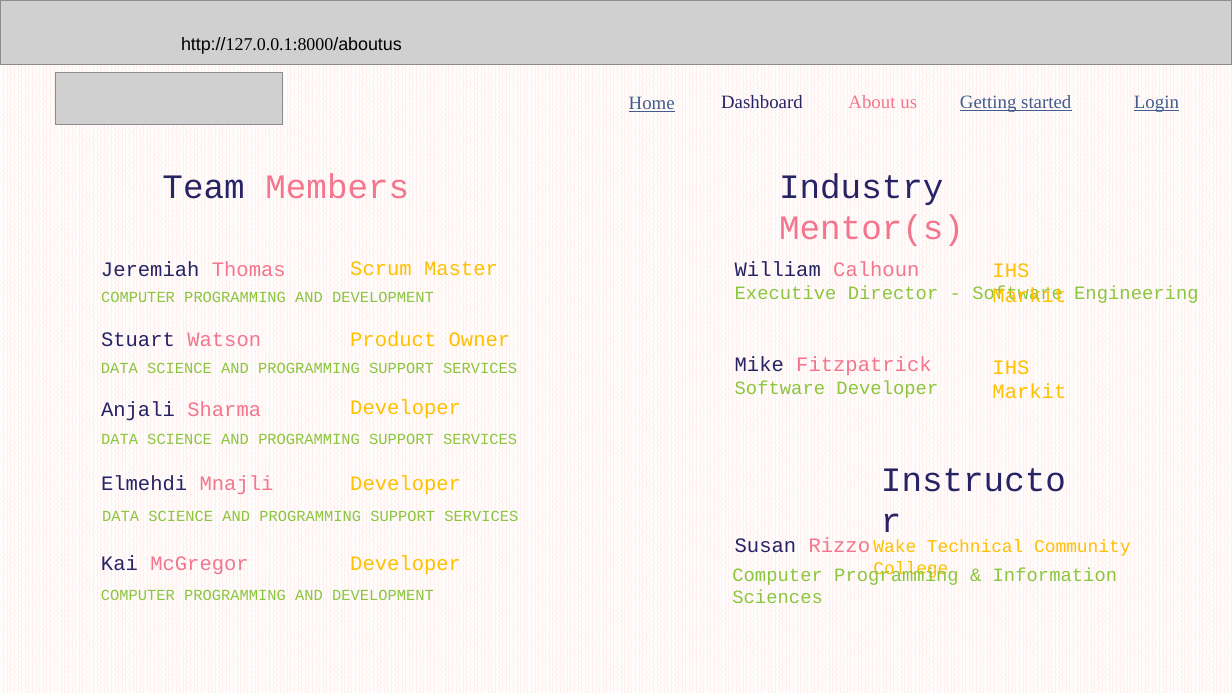
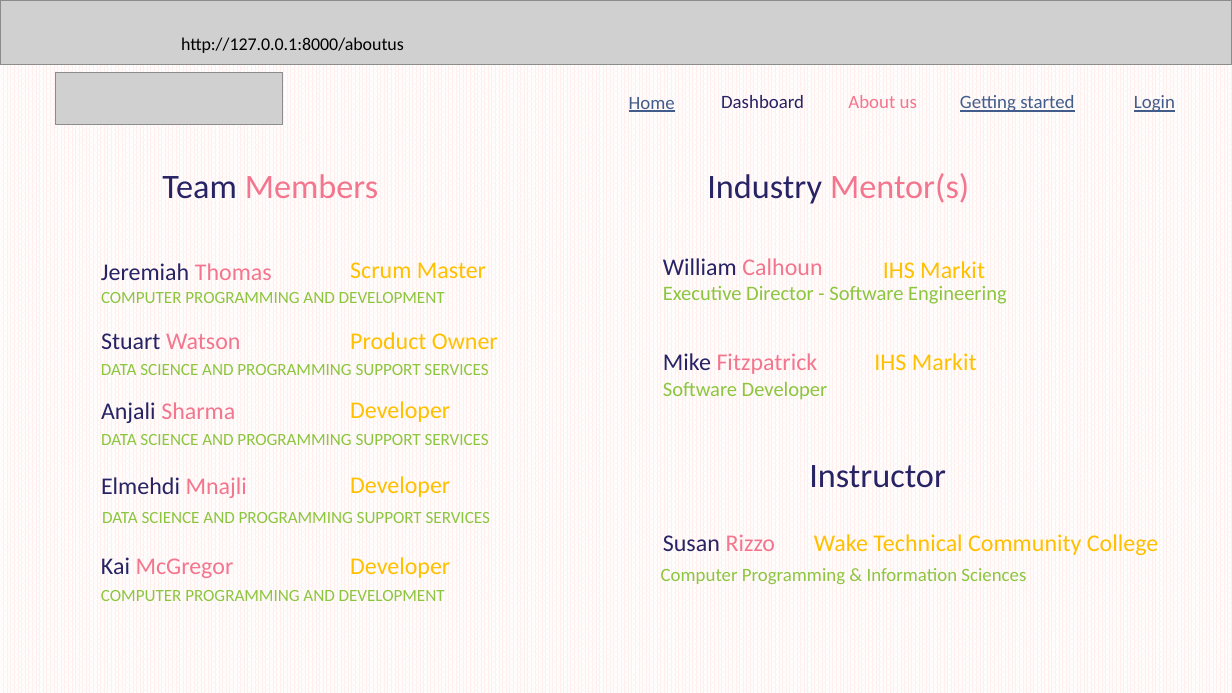
Before and after one commit to AnjaliSharma2023/Web-Application, a slide deck: slide 2 of resources/glucocheck-Demo2.pptx. Drawn at 1232x693 pixels with LibreOffice and Linux fonts; fonts in the diff are those of the drawing; grey boxes stand for pictures. Boxes give left, top, right and bottom in pixels: in the first picture for what was removed or moved away, otherwise in the second. Text is boxed around its words. In the diff, an @@ line names an element or a change of style, - is before the commit and + after.

```diff
--- a/resources/glucocheck-Demo2.pptx
+++ b/resources/glucocheck-Demo2.pptx
@@ text "http://127.0.0.1:8000/aboutus" at [181,37,404,53]: font Arial to Calibri, font Times New Roman to Calibri in "http://127.0.0.1:8000/aboutus" @@
@@ font Times New Roman to Calibri in 5 elements at [629,97,675,112], [721,95,804,108], [848,95,917,108], [1134,95,1175,112], [960,95,1074,112] @@
@@ text "Industry Mentor(s)": place and size @@
-text "Industry Mentor(s)" at [779,173,964,246]
+text "Industry Mentor(s)" at [707,173,969,204]
@@ text "William Calhoun": place and size @@
-text "William Calhoun" at [735,261,1198,303]
+text "William Calhoun" at [663,258,1007,304]
@@ text "William Calhoun" at [663,258,1007,304]: size 12 to 14 pt in "William Calhoun"; font Courier New to Calibri; size 11 to 12 pt in "Executive Director - Software Engineering" @@
@@ text "IHS Markit": place and size @@
-text "IHS Markit" at [992,360,1066,398]
+text "IHS Markit" at [883,261,985,278]
@@ text "Mike Fitzpatrick": place and size @@
-text "Mike Fitzpatrick" at [735,357,938,398]
+text "Mike Fitzpatrick" at [663,353,828,400]
@@ text "Mike Fitzpatrick" at [663,353,828,400]: size 12 to 14 pt in "Mike Fitzpatrick"; font Courier New to Calibri; size 11 to 12 pt in "Software Developer" @@
@@ size 12 to 14 pt, font Courier New to Calibri in 13 elements at [101,263,272,280], [101,477,247,498], [350,332,498,350], [101,333,240,349], [101,402,235,423], [350,262,486,279], [101,557,234,578], [350,557,450,578], [350,401,450,422], [350,476,450,497], [663,534,776,551], [883,261,985,278], [874,353,977,370] @@
@@ text "IHS Markit": place and size @@
-text "IHS Markit" at [992,263,1066,302]
+text "IHS Markit" at [874,353,977,370]
@@ font Courier New to Calibri in 4 elements at [162,174,378,199], [707,173,969,204], [661,568,1026,585], [809,465,946,488] @@
@@ text "Instructor": place and size @@
-text "Instructor" at [869,451,1096,505]
+text "Instructor" at [809,465,946,488]
@@ text "Susan Rizzo": place and size @@
-text "Susan Rizzo" at [735,537,871,552]
+text "Susan Rizzo" at [663,534,776,551]
@@ text "Wake Technical Community College": place and size @@
-text "Wake Technical Community College" at [873,540,1130,579]
+text "Wake Technical Community College" at [814,534,1158,555]
@@ text "Wake Technical Community College" at [814,534,1158,555]: size 10.5 to 14 pt, font Courier New to Calibri @@
@@ text "Computer Programming & Information Sciences": place and size @@
-text "Computer Programming & Information Sciences" at [732,567,958,603]
+text "Computer Programming & Information Sciences" at [661,568,1026,585]
@@ size 9 to 10 pt, font Courier New to Calibri in 5 elements at [101,364,488,375], [102,512,490,523], [101,292,445,303], [101,434,489,445], [101,590,445,601] @@
```
Also in this commit, not shown: 5 other slides changed.
